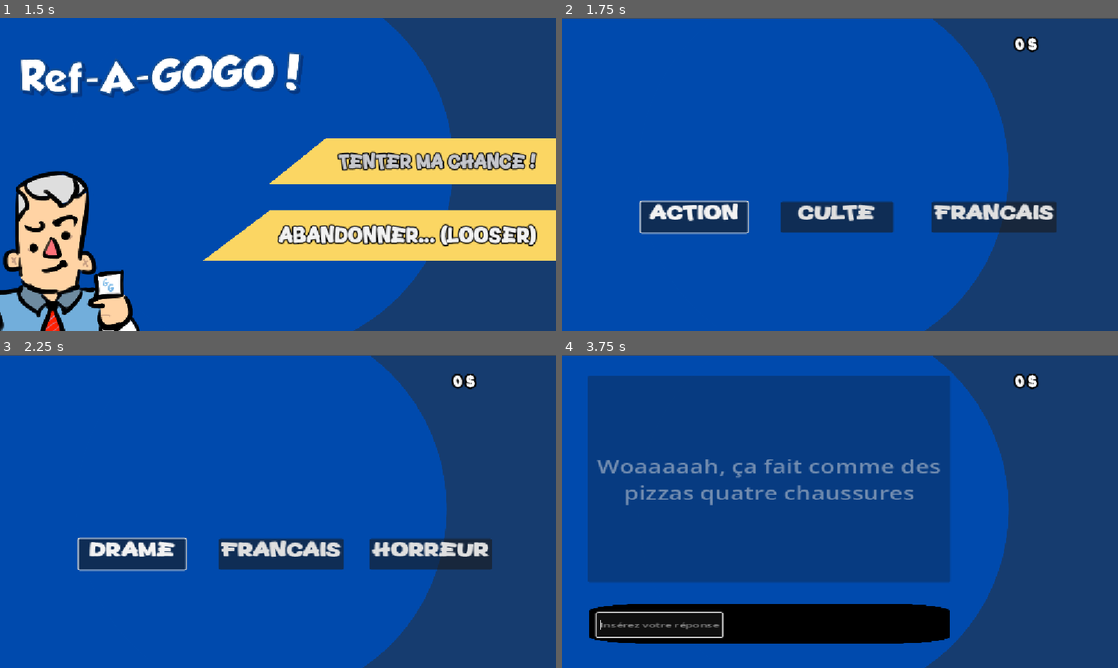
Above: before the commit, frames 1-4 (two rows, left to right).
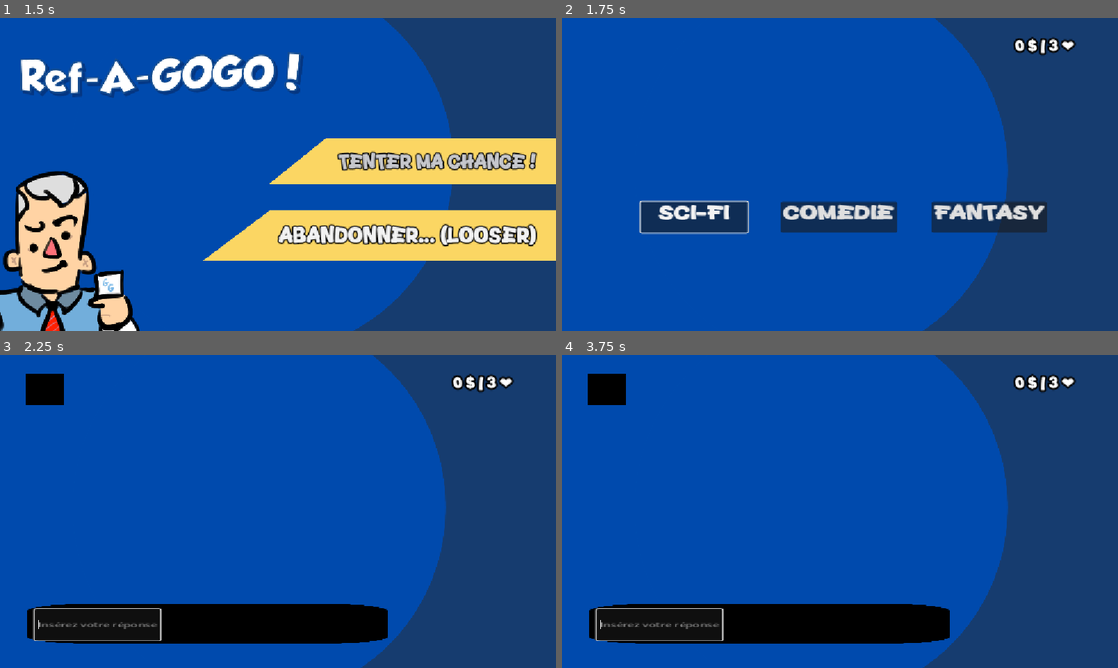
Above: after the commit, the same moments.

Repository: Neo-JCNM/RefAGOGO
Game: Godot game, scene res://Assets/Scenes/MainMenu.tscn
Same seed, same stepped clock (60 frames per second), same inputs: the game is played once before the commit and once after it. The engine's default icon, where the game draws it, is replaced by a stand-in: a white triangle on a blue panel in a dark square.
Inputs (mouse positions are in pixels of both pictures, inside the frame that each line leads up to):
- Up to frame 1 (1.5 s): click "Tenter Ma Chance !" at 0.5 s; click "Abandonner... (Looser)" at 1.25 s
- Up to frame 2 (1.75 s): no input
- Up to frame 3 (2.25 s): click "Action" (after the commit: "Sci-Fi") at 2 s
- Up to frame 4 (3.75 s): click (695, 555) at 2.75 s, where only the run before the commit has a clickable "Drame"; click (695, 555) at 3.5 s, where only the run before the commit has a clickable "Culte"

Frame 1 is identical in both runs. In frame 2, 2.9% of the frame differs, in the area x 0-100%, y 0-100%; in frame 3, 16%; in frame 4, 44%.

Commit message:
Boucle de gameplay terminé + qques refs

Diff:
--- /dev/null
+++ b/Assets/Data/Refs/Finaux/5eElement.tres
@@ -0,0 +1,14 @@
+[gd_resource type="Resource" script_class="RefSO" format=3 uid="uid://b23jwt45x37ih"]
+
+[ext_resource type="Script" uid="uid://u51bq241skvb" path="res://Assets/Scripts/ScriptableObjects/ReferenceSO.gd" id="1_lo0og"]
+[ext_resource type="VideoStream" uid="uid://dgcqw63a2wsn0" path="res://Assets/Ressources/Video/5e-élément.ogv" id="2_lo0og"]
+
+[resource]
+script = ExtResource("1_lo0og")
+isVideo = true
+video = ExtResource("2_lo0og")
+ref = "5e Element"
+tag1 = "Action"
+tag2 = "Sci-Fi"
+diff = 3
+metadata/_custom_type_script = "uid://u51bq241skvb"
--- /dev/null
+++ b/Assets/Data/Refs/Finaux/ABoutDeSouffle.tres
@@ -0,0 +1,14 @@
+[gd_resource type="Resource" script_class="RefSO" format=3 uid="uid://beg7lupdc5rkc"]
+
+[ext_resource type="Script" uid="uid://u51bq241skvb" path="res://Assets/Scripts/ScriptableObjects/ReferenceSO.gd" id="1_4yuyw"]
+[ext_resource type="VideoStream" uid="uid://dqwqq2brbey3q" path="res://Assets/Ressources/Video/A-bout-de-souffle.ogv" id="2_55tyb"]
+
+[resource]
+script = ExtResource("1_4yuyw")
+isVideo = true
+video = ExtResource("2_55tyb")
+ref = "A bout de souffle"
+tag1 = "Français"
+tag2 = "Thriller"
+diff = 4
+metadata/_custom_type_script = "uid://u51bq241skvb"
--- /dev/null
+++ b/Assets/Data/Refs/Finaux/BelleEtLaBete.tres
@@ -0,0 +1,14 @@
+[gd_resource type="Resource" script_class="RefSO" format=3 uid="uid://u2kxm77duugc"]
+
+[ext_resource type="Script" uid="uid://u51bq241skvb" path="res://Assets/Scripts/ScriptableObjects/ReferenceSO.gd" id="1_v7aey"]
+[ext_resource type="VideoStream" uid="uid://lsc7t72tlbdn" path="res://Assets/Ressources/Video/La-belle-et-la-Bête.ogv" id="2_mu4ju"]
+
+[resource]
+script = ExtResource("1_v7aey")
+isVideo = true
+video = ExtResource("2_mu4ju")
+ref = "La Belle et la Bête"
+tag1 = "Américain"
+tag2 = "Animation"
+diff = 1
+metadata/_custom_type_script = "uid://u51bq241skvb"
--- /dev/null
+++ b/Assets/Data/Refs/Finaux/RainMan.tres
@@ -0,0 +1,14 @@
+[gd_resource type="Resource" script_class="RefSO" format=3 uid="uid://4rxp6tibgnt5"]
+
+[ext_resource type="Script" uid="uid://u51bq241skvb" path="res://Assets/Scripts/ScriptableObjects/ReferenceSO.gd" id="1_fe3dg"]
+[ext_resource type="VideoStream" uid="uid://bmca60sb3m4sp" path="res://Assets/Ressources/Video/RainMan.ogv" id="2_fe3dg"]
+
+[resource]
+script = ExtResource("1_fe3dg")
+isVideo = true
+video = ExtResource("2_fe3dg")
+ref = "Rain Man"
+tag1 = "Comédie"
+tag2 = "Drame"
+diff = 5
+metadata/_custom_type_script = "uid://u51bq241skvb"
--- a/Assets/Data/Refs/Finaux/TourMontparnasse.tres
+++ b/Assets/Data/Refs/Finaux/TourMontparnasse.tres
@@ -8,5 +8,5 @@
 texte = "Woaaaaah, ça fait comme des pizzas quatre chaussures"
 ref = "La Tour Montparnasse Infernale"
 tag1 = "Français"
-tag2 = "Culte"
+tag2 = "Comédie"
 metadata/_custom_type_script = "uid://u51bq241skvb"
--- /dev/null
+++ b/Assets/Data/Refs/Finaux/UsualSuspects.tres
@@ -0,0 +1,14 @@
+[gd_resource type="Resource" script_class="RefSO" format=3 uid="uid://ds0m51mhyjm4p"]
+
+[ext_resource type="Script" uid="uid://u51bq241skvb" path="res://Assets/Scripts/ScriptableObjects/ReferenceSO.gd" id="1_odsbt"]
+[ext_resource type="VideoStream" uid="uid://cy7816un7lsqh" path="res://Assets/Ressources/Video/Usual-Suspects.ogv" id="2_au8j3"]
+
+[resource]
+script = ExtResource("1_odsbt")
+isVideo = true
+video = ExtResource("2_au8j3")
+ref = "Usual Suspets"
+tag1 = "Amércain"
+tag2 = "Thriller"
+diff = 4
+metadata/_custom_type_script = "uid://u51bq241skvb"
--- a/Assets/Data/Refs/pizzaChaussure.tres
+++ /dev/null
@@ -1,12 +0,0 @@
-[gd_resource type="Resource" script_class="RefsTxt" format=3 uid="uid://dx05yfyy2pxkn"]
-
-[ext_resource type="Script" uid="uid://bcfv77qqroy65" path="res://Assets/Scripts/ScriptableObjects/refsTxt.gd" id="1_r22gn"]
-
-[resource]
-script = ExtResource("1_r22gn")
-src = "Woaaaaah, ça fait comme des pizzas quatre chaussures"
-ref = "La Tour Montparnasse infernale"
-options = Array[String](["Pomme", "La Tour Montparnasse infernale", "Le Petit Prince", "Cacahuète"])
-tags = ["Français", "Culte"]
-diff = 1
-metadata/_custom_type_script = "uid://bcfv77qqroy65"
--- a/Assets/Data/Refs/salamalec.tres
+++ /dev/null
@@ -1,12 +0,0 @@
-[gd_resource type="Resource" script_class="RefsVideo" format=3 uid="uid://c58nipg8etoaf"]
-
-[ext_resource type="Script" uid="uid://byyw2kkac5a4g" path="res://Assets/Scripts/ScriptableObjects/refsVideo.gd" id="1_uxvbi"]
-[ext_resource type="VideoStream" uid="uid://bfnrmob2f4h2" path="res://Assets/Ressources/Video/salamalec.ogv" id="2_u5xio"]
-
-[resource]
-script = ExtResource("1_uxvbi")
-src = ExtResource("2_u5xio")
-ref = "Pulp Fiction"
-tags = ["Inglorious Bastards", "Fight Club", "Very Bad Trip", "Pulp Fiction"]
-diff = 2
-metadata/_custom_type_script = "uid://byyw2kkac5a4g"
--- a/Assets/Data/Refs/sayMyName.tres
+++ /dev/null
@@ -1,12 +0,0 @@
-[gd_resource type="Resource" script_class="RefsAudio" format=3 uid="uid://do51dpo0dwnfa"]
-
-[ext_resource type="Script" uid="uid://dr2jh1opnxq4v" path="res://Assets/Scripts/ScriptableObjects/refsAudio.gd" id="1_b2uxu"]
-[ext_resource type="AudioStream" uid="uid://ccst43q68sf63" path="res://Assets/Ressources/Audio/sayMyName.mp3" id="2_mv78p"]
-
-[resource]
-script = ExtResource("1_b2uxu")
-src = ExtResource("2_mv78p")
-ref = "Breaking Bad"
-options = Array[String](["Game of Thrones", "Breaking Bad", "Squid Game", "Chernobyl"])
-diff = 1
-metadata/_custom_type_script = "uid://dr2jh1opnxq4v"
--- a/Assets/Data/Refs/vieRoi.tres
+++ /dev/null
@@ -1,11 +0,0 @@
-[gd_resource type="Resource" script_class="RefsAudio" format=3 uid="uid://4xg1lhfvb0e1"]
-
-[ext_resource type="Script" uid="uid://dr2jh1opnxq4v" path="res://Assets/Scripts/ScriptableObjects/refsAudio.gd" id="1_ojrr3"]
-[ext_resource type="AudioStream" uid="uid://bv7xp3x8oe2ow" path="res://Assets/Ressources/Audio/vieRoi.mp3" id="2_2xtq4"]
-
-[resource]
-script = ExtResource("1_ojrr3")
-src = ExtResource("2_2xtq4")
-ref = "Le Roi Lion"
-tags = ["Le Roi et l'Oiseau", "Hamlet", "Le Roi Lion", "Mulan"]
-metadata/_custom_type_script = "uid://dr2jh1opnxq4v"
--- a/Assets/Scenes/GameManager.gd
+++ b/Assets/Scenes/GameManager.gd
@@ -22,11 +22,11 @@
 	5: [2.0, 5.0, 13.0, 28.0, 30.0, 22.0]
 }
 
-@export var tagList: Array[String] = ["Français", "Culte", "Horreur", "Action", "Américain", "Fantasy", "Drame"]
+@export var tagList: Array[String] = ["Français", "Comédie", "Horreur", "Action", "Américain", "Fantasy", "Drame", "Thriller", "Sci-Fi"]
 @export var victoryScene: PackedScene = null
 
 @export var shopBg: Texture2D = null
-@export var bgContainer: TextureRect = null
+@export var bgContainer: Sprite2D = null
 
 @export_group("Boutons")
 @export var choiceButton1: Button = null
@@ -100,6 +100,7 @@
 
 	match gamestate:
 		State.PALIER:
+			_update_money_ui()
 			fermerScene()
 			boutique.hide()
 			_set_choice_buttons_visible(true)
@@ -115,6 +116,7 @@
 			get_refs()
 
 		State.QUIZ:
+			_update_money_ui()
 			if chooseQuestion():
 				mettreEnScene()
 			else:
@@ -127,6 +129,7 @@
 			boutique.show()
 
 		State.VICTORY:
+			_update_money_ui()
 			fermerScene()
 			boutique.hide()
 			victory.emit()
@@ -376,10 +379,44 @@
 
 
 func _update_money_ui() -> void:
-	moneyDisplayer.text = " " + str(Money) + " $"
+	moneyDisplayer.text = " " + str(Money) + " $ | "+ str(Vie) +" ❤️"
 
 
 func _play_sfx(stream: AudioStream) -> void:
 	if sfx != null and stream != null:
 		sfx.stream = stream
 		sfx.play()
+
+
+
+
+func _on_skip_focus_entered() -> void:
+	_play_sfx(change)
+
+
+func _on_skip_pressed() -> void:
+	_play_sfx(nope)
+	_change_state(State.PALIER)
+
+
+func _on_vie_focus_entered() -> void:
+	_play_sfx(change)
+
+
+func _on_vie_pressed() -> void:
+	if Money >= 10 :
+		_play_sfx(yes)
+		Money -= 10
+		Vie += 1
+		_change_state(State.PALIER)
+		_update_money_ui()
+	else:
+		_play_sfx(nope)
+
+
+func _on_roue_focus_entered() -> void:
+	_play_sfx(change)
+
+
+func _on_roue_pressed() -> void:
+	pass # Replace with function body.
--- a/Assets/Scenes/Jeu.tscn
+++ b/Assets/Scenes/Jeu.tscn
@@ -1,13 +1,16 @@
 [gd_scene format=3 uid="uid://gmwo1kxaq1x2"]
 
 [ext_resource type="Script" uid="uid://dic5tugtegeji" path="res://Assets/Scenes/GameManager.gd" id="1_kbq3s"]
+[ext_resource type="PackedScene" uid="uid://bchifs6ufd4b7" path="res://Assets/Scenes/VictoryScene.tscn" id="2_im0i1"]
 [ext_resource type="AudioStream" uid="uid://bgbcppjrtj4cg" path="res://Assets/Audio/SFX/Nope.wav" id="2_ohw0v"]
 [ext_resource type="Texture2D" uid="uid://cbdo1o07wo0b6" path="res://Assets/Graphics/UI Elements/BackgroundMenu.png" id="2_u6fw8"]
 [ext_resource type="AudioStream" uid="uid://2tegwjfl5n3m" path="res://Assets/Audio/SFX/Yes.wav" id="3_8sw6j"]
 [ext_resource type="AudioStream" uid="uid://b3ppidojndme6" path="res://Assets/Audio/SFX/Change choice.wav" id="4_sqw0n"]
 [ext_resource type="Texture2D" uid="uid://do3whi17noc6y" path="res://Assets/Graphics/UI Elements/rounded-black-square-shape.png" id="5_8sw6j"]
 [ext_resource type="FontFile" uid="uid://dtygypbystsrb" path="res://Assets/Fonts/tendang/Tendang.otf" id="6_sqw0n"]
-[ext_resource type="Texture2D" uid="uid://e4daaduecb3r" path="res://icon.svg" id="7_0qnu3"]
+[ext_resource type="Texture2D" uid="uid://cdalr5pv078la" path="res://Assets/Graphics/UI Elements/LifeUp.png" id="8_1ui16"]
+[ext_resource type="Texture2D" uid="uid://c8bnai7tpnl7j" path="res://Assets/Graphics/UI Elements/Mystery.png" id="9_fomee"]
+[ext_resource type="Texture2D" uid="uid://car5k5ehuy4gm" path="res://Assets/Graphics/UI Elements/Nope.png" id="10_im0i1"]
 
 [sub_resource type="AudioStreamMP3" id="AudioStreamMP3_0qnu3"]
 
@@ -19,8 +22,9 @@
 grow_horizontal = 2
 grow_vertical = 2
 script = ExtResource("1_kbq3s")
+victoryScene = ExtResource("2_im0i1")
 shopBg = ExtResource("2_u6fw8")
-bgContainer = NodePath("")
+bgContainer = NodePath("Bg")
 choiceButton1 = NodePath("Button1")
 choiceButton2 = NodePath("Button2")
 choiceButton3 = NodePath("Button3")
@@ -40,8 +44,8 @@
 boutique = NodePath("Shop")
 
 [node name="Bg" type="Sprite2D" parent="." unique_id=1188814431]
-position = Vector2(581, 336.5)
-scale = Vector2(0.6041667, 0.6175926)
+position = Vector2(576.5, 333)
+scale = Vector2(0.6088542, 0.62407404)
 texture = ExtResource("2_u6fw8")
 
 [node name="Button1" type="Button" parent="." unique_id=1340554337]
@@ -138,14 +142,14 @@
 offset_bottom = 614.2675
 scale = Vector2(1.4644797, 0.83612466)
 texture = ExtResource("5_8sw6j")
-expand_mode = 1
+expand_mode = 3
 
 [node name="LineEdit" type="LineEdit" parent="Control/Sprite2D2" unique_id=961127573]
 layout_mode = 0
 offset_left = 11.608217
-offset_top = 22.723877
+offset_top = 13.155945
 offset_right = 188.60822
-offset_bottom = 82.52356
+offset_bottom = 90.89557
 theme_override_font_sizes/font_size = 16
 placeholder_text = "Insérez votre réponse"
 max_length = 36
@@ -178,10 +182,14 @@
 offset_top = 62.0
 offset_right = 285.0
 offset_bottom = 198.0
+focus_neighbor_left = NodePath("../Skip")
+focus_neighbor_top = NodePath("../Skip")
+focus_neighbor_right = NodePath("../Roue")
+focus_neighbor_bottom = NodePath("../Roue")
 theme_override_fonts/font = ExtResource("6_sqw0n")
 theme_override_font_sizes/font_size = 50
 text = "10 $"
-icon = ExtResource("7_0qnu3")
+icon = ExtResource("8_1ui16")
 flat = true
 
 [node name="Roue" type="Button" parent="Shop" unique_id=77229677]
@@ -190,10 +198,14 @@
 offset_top = 225.0
 offset_right = 481.0
 offset_bottom = 361.0
+focus_neighbor_left = NodePath("../Vie")
+focus_neighbor_top = NodePath("../Vie")
+focus_neighbor_right = NodePath("../Skip")
+focus_neighbor_bottom = NodePath("../Skip")
 theme_override_fonts/font = ExtResource("6_sqw0n")
 theme_override_font_sizes/font_size = 50
 text = "15 $"
-icon = ExtResource("7_0qnu3")
+icon = ExtResource("9_fomee")
 flat = true
 
 [node name="Skip" type="Button" parent="Shop" unique_id=1652848387]
@@ -202,9 +214,14 @@
 offset_top = 379.0
 offset_right = 664.0
 offset_bottom = 515.0
+focus_neighbor_left = NodePath("../Roue")
+focus_neighbor_top = NodePath("../Roue")
+focus_neighbor_right = NodePath("../Vie")
+focus_neighbor_bottom = NodePath("../Vie")
 theme_override_fonts/font = ExtResource("6_sqw0n")
 theme_override_font_sizes/font_size = 50
-icon = ExtResource("7_0qnu3")
+text = "Passer"
+icon = ExtResource("10_im0i1")
 flat = true
 
 [connection signal="changementDePhase" from="." to="." method="_on_changement_de_phase"]
@@ -216,3 +233,9 @@
 [connection signal="pressed" from="Button2" to="." method="_on_button_2_pressed"]
 [connection signal="focus_entered" from="Button3" to="." method="_on_button_3_focus_entered"]
 [connection signal="pressed" from="Button3" to="." method="_on_button_3_pressed"]
+[connection signal="focus_entered" from="Shop/Vie" to="." method="_on_vie_focus_entered"]
+[connection signal="pressed" from="Shop/Vie" to="." method="_on_vie_pressed"]
+[connection signal="focus_entered" from="Shop/Roue" to="." method="_on_roue_focus_entered"]
+[connection signal="pressed" from="Shop/Roue" to="." method="_on_roue_pressed"]
+[connection signal="focus_entered" from="Shop/Skip" to="." method="_on_skip_focus_entered"]
+[connection signal="pressed" from="Shop/Skip" to="." method="_on_skip_pressed"]
--- /dev/null
+++ b/Assets/Scenes/VictoryScene.tscn
@@ -0,0 +1,44 @@
+[gd_scene format=3 uid="uid://bchifs6ufd4b7"]
+
+[ext_resource type="Script" uid="uid://di5q5bj3bs0yp" path="res://Assets/Scenes/game_over.gd" id="1_u2w3s"]
+[ext_resource type="Texture2D" uid="uid://cbdo1o07wo0b6" path="res://Assets/Graphics/UI Elements/BackgroundMenu.png" id="2_4b67m"]
+[ext_resource type="FontFile" uid="uid://dtygypbystsrb" path="res://Assets/Fonts/tendang/Tendang.otf" id="3_y54ue"]
+
+[node name="Node2D" type="Node2D" unique_id=234499576]
+script = ExtResource("1_u2w3s")
+
+[node name="Sprite2D" type="Sprite2D" parent="." unique_id=1961306429]
+position = Vector2(618.375, 345.5)
+scale = Vector2(0.7162761, 0.6694445)
+texture = ExtResource("2_4b67m")
+
+[node name="RichTextLabel" type="RichTextLabel" parent="." unique_id=564133327]
+offset_left = 187.0
+offset_top = 118.0
+offset_right = 799.31067
+offset_bottom = 423.00003
+rotation = -0.039341066
+theme_override_fonts/normal_font = ExtResource("3_y54ue")
+theme_override_font_sizes/normal_font_size = 120
+text = "Victoire !"
+scroll_active = false
+
+[node name="Button" type="Button" parent="." unique_id=1774912239]
+offset_left = 800.0
+offset_top = 523.0
+offset_right = 1128.0
+offset_bottom = 614.0
+rotation = 0.047382034
+theme_override_fonts/font = ExtResource("3_y54ue")
+theme_override_font_sizes/font_size = 50
+text = "Main Menu →"
+flat = true
+
+[node name="sfx" type="AudioStreamPlayer" parent="." unique_id=364723906]
+
+[node name="bgm" type="AudioStreamPlayer" parent="." unique_id=297413390]
+
+[node name="ymg" type="AudioStreamPlayer" parent="." unique_id=749130188]
+
+[connection signal="focus_entered" from="Button" to="." method="_on_button_focus_entered"]
+[connection signal="pressed" from="Button" to="." method="_on_button_pressed"]
Binary file added: Assets/Graphics/UI Elements/LifeUp.png
Not shown, added: Assets/Graphics/UI Elements/LifeUp.png.import
Binary file added: Assets/Graphics/UI Elements/Mystery.png
Not shown, added: Assets/Graphics/UI Elements/Mystery.png.import
Binary file added: Assets/Graphics/UI Elements/Nope.png
Not shown, added: Assets/Graphics/UI Elements/Nope.png.import
Not shown, added: Assets/Ressources/Video/5e-élément.ogv.uid
Not shown, added: Assets/Ressources/Video/A-bout-de-souffle.ogv.uid
Not shown, added: Assets/Ressources/Video/La-belle-et-la-Bête.ogv.uid
Not shown, added: Assets/Ressources/Video/RainMan.ogv.uid
Not shown, added: Assets/Ressources/Video/ScaryMovie.ogv.uid
Not shown, added: Assets/Ressources/Video/Usual-Suspects.ogv.uid
(and 13 more such lines)
